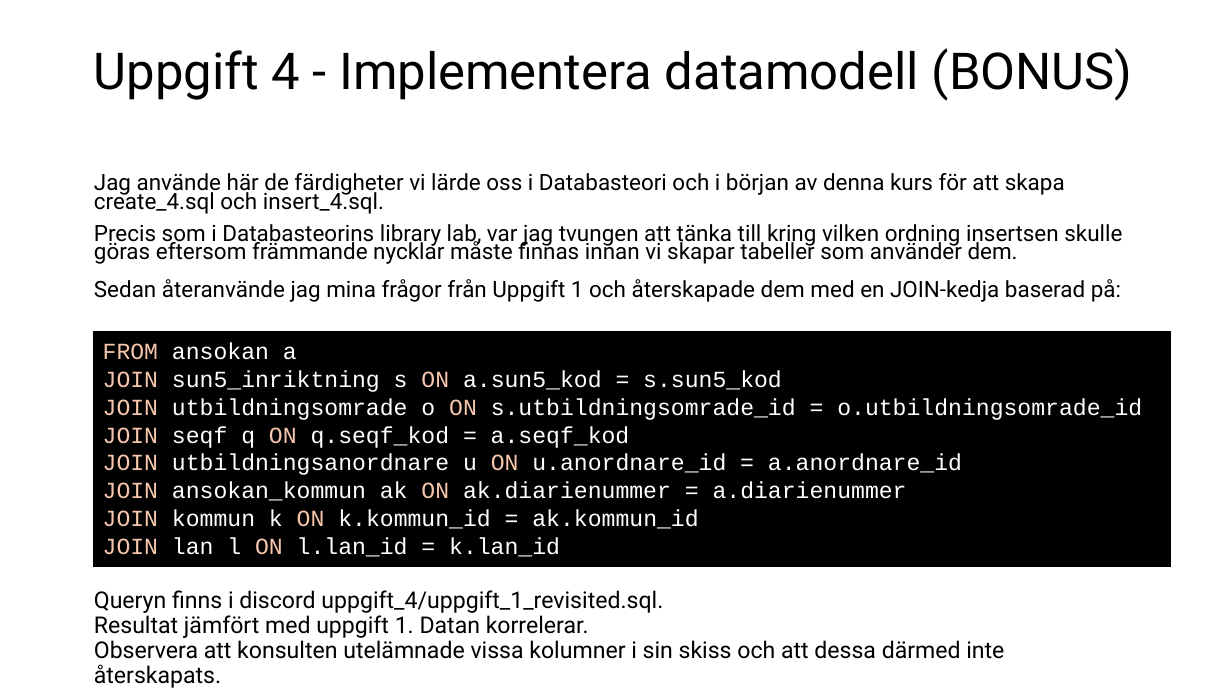
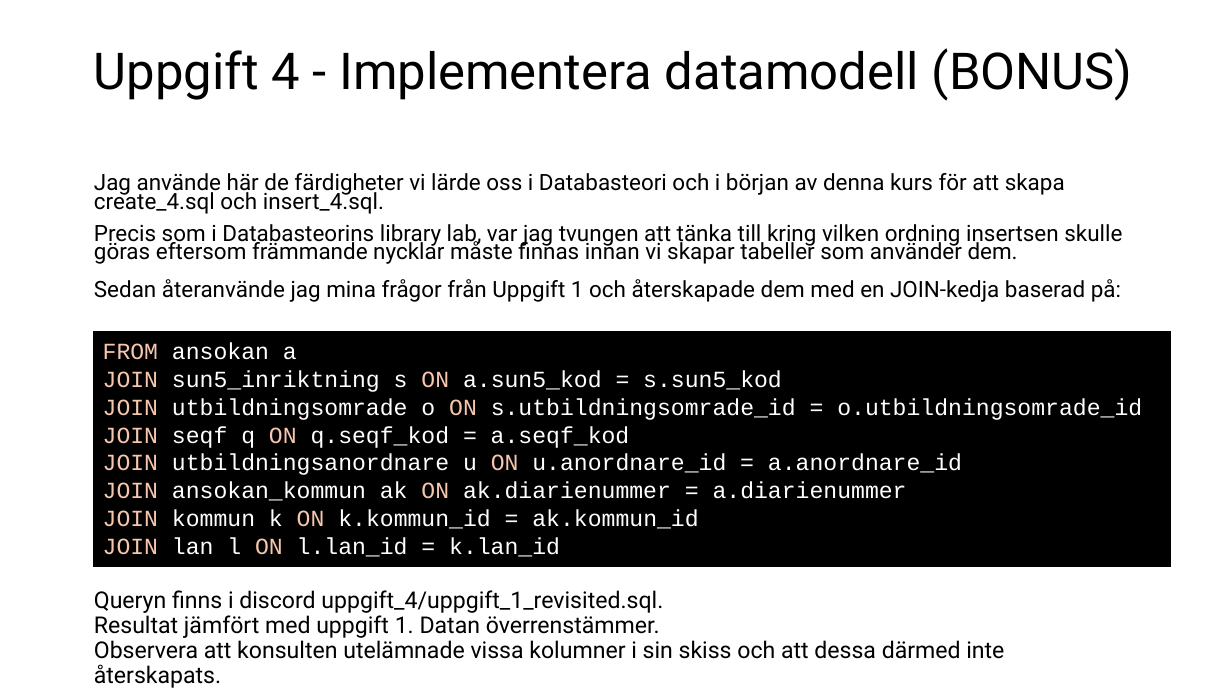
Before and after one commit to dosselicious/the_skool_jens_dossel, a slide deck: slide 23 of The Skool - Jens Dossel.pptx. Drawn at 1232x693 pixels with LibreOffice and Linux fonts; fonts in the diff are those of the drawing. Boxes give left, top, right and bottom in pixels: in the first picture for what was removed or moved away, otherwise in the second. Text is boxed around its words. In the diff, an @@ line names an element or a change of style, - is before the commit and + after.

```diff
--- a/The Skool - Jens Dossel.pptx
+++ b/The Skool - Jens Dossel.pptx
@@ text at (x1=94, y1=590, x2=1004, y2=688): text changed @@
-Queryn finns i discord uppgift_4/uppgift_1_revisited.sql.
-Resultat jämfört med uppgift 1. Datan korrelerar.
-Observera att konsulten utelämnade vissa kolumner i sin skiss och att dessa därmed inte återskapats.
+Queryn finns i discord uppgift_4/uppgift_1_revisited.sql.
+Resultat jämfört med uppgift 1. Datan överrenstämmer.
+Observera att konsulten utelämnade vissa kolumner i sin skiss och att dessa därmed inte återskapats.
```
Also in this commit, not shown: 4 other slides changed, 1 other file.
